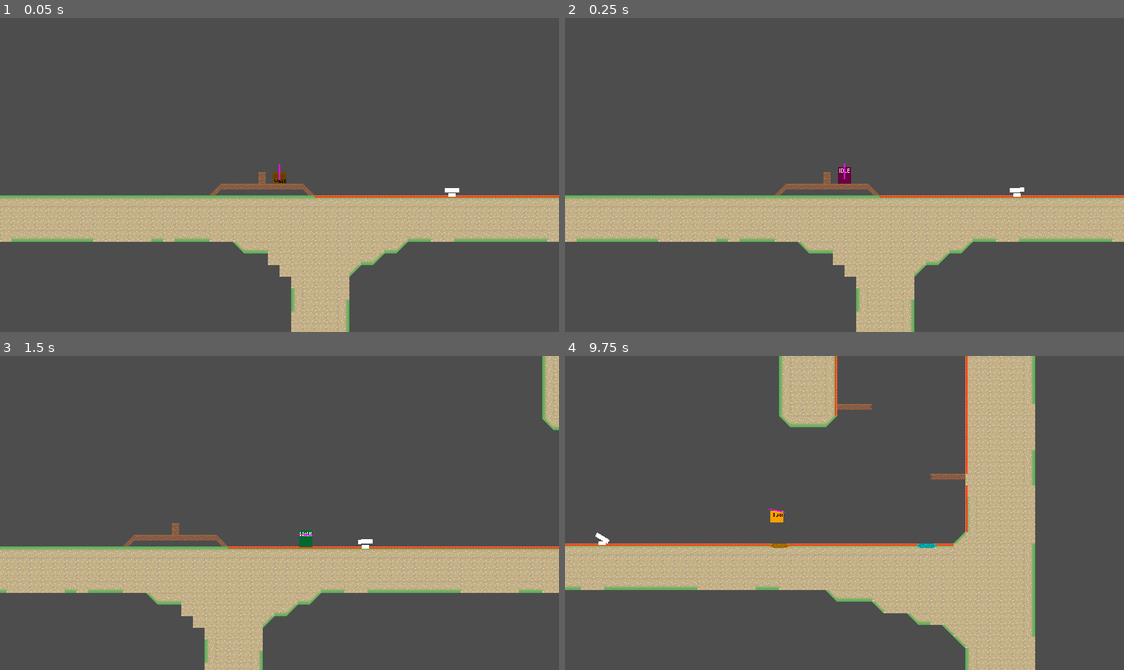
Above: before the commit, frames 1-4 (two rows, left to right).
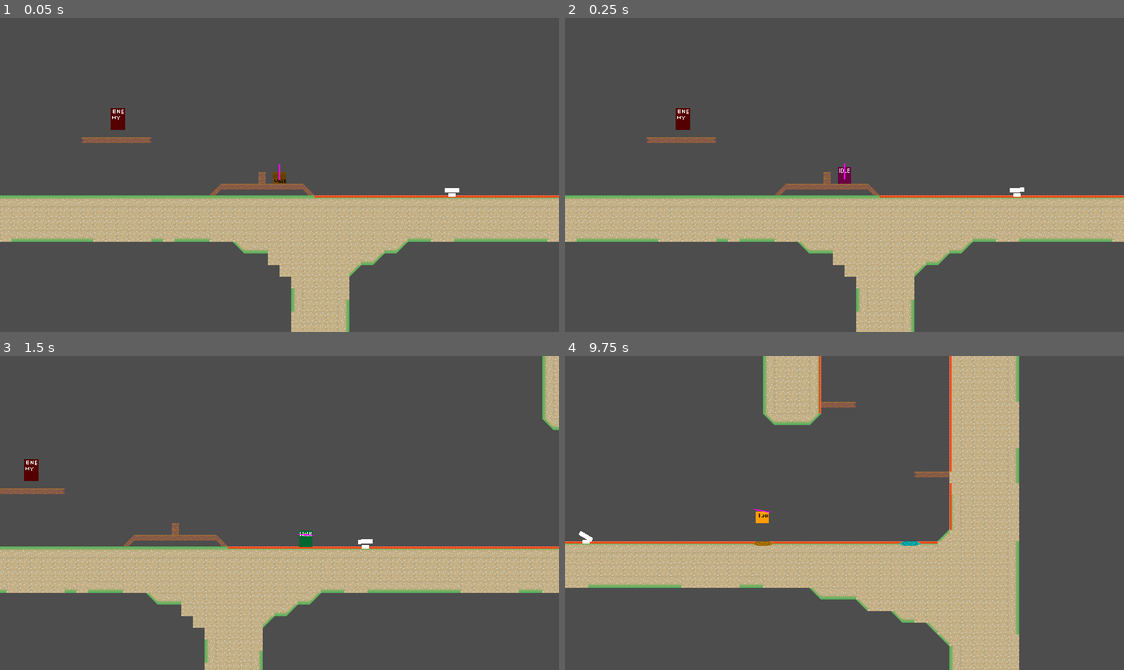
Above: after the commit, the same moments.

Repository: haruo-gabriel/portal2d
Game: Godot game, scene res://levels/test.tscn
The game is run twice, just before and just after one commit, with the same random seed, the same clock (stepped at 60 frames per second) and the same inputs.
Inputs (mouse positions are in pixels of both pictures, inside the frame that each line leads up to):
- Up to frame 1 (0.05 s): no input
- Up to frame 2 (0.25 s): no input
- Up to frame 3 (1.5 s): tap Enter at 0.5 s; move the mouse to (402, 497) at 0.52 s; hold Shift (crouch) 0.53-1.28 s; hold D (move_right) from 0.53 s (still down); tap Space (jump) at 0.77 s; move the mouse to (167, 528) at 1.27 s; click (167, 528) at 1.35 s
- Up to frame 4 (9.75 s): tap Space (jump) at 1.52, 3.02, 3.77, 4.52, 6.02, 6.77, 7.52, 9.02 s; move the mouse to (900, 443) at 2.02 s; release D (move_right) at 2.03 s; hold A (move_left) 2.03-2.78 s; right-click (900, 443) at 2.1 s; move the mouse to (816, 575) at 2.77 s; hold D (move_right) 2.78-4.28 s; tap Shift (crouch) at 2.85, 7.35 s; move the mouse to (1012, 560) at 3.52 s; click (1012, 560) at 3.6 s; move the mouse to (676, 465) at 4.27 s; hold A (move_left) 4.28-5.03 s; right-click (676, 465) at 4.35 s; move the mouse to (872, 513) at 5.02 s; hold D (move_right) 5.03-5.78 s; hold Shift (crouch) 5.03-5.78 s; move the mouse to (760, 434) at 5.77 s; hold A (move_left) 5.78-7.28 s; click (760, 434) at 5.85 s; move the mouse to (967, 497) at 6.52 s; right-click (967, 497) at 6.6 s; move the mouse to (732, 528) at 7.27 s; hold D (move_right) 7.28-9.53 s; move the mouse to (900, 443) at 8.02 s; click (900, 443) at 8.1 s; move the mouse to (816, 575) at 8.77 s; right-click (816, 575) at 8.85 s; move the mouse to (1012, 560) at 9.52 s; hold A (move_left) from 9.53 s (still down); hold Shift (crouch) from 9.53 s (still down)

The runs differ from the first frame. In frame 1, 0.4% of the frame differs, in the area x 14-28%, y 28-40%; in frame 2, 0.4%; in frame 3, 0.4%; in frame 4, 20%, in the area x 0-85%, y 0-100%.

Commit message:
adding basic scripts

Diff:
--- a/godot project/characters/moving_enemy/moving_enemy.tscn
+++ b/godot project/characters/moving_enemy/moving_enemy.tscn
@@ -1,3 +1,17 @@
-[gd_scene format=3 uid="uid://byybmlwajwfcr"]
+[gd_scene load_steps=3 format=3 uid="uid://byybmlwajwfcr"]
 
-[node name="MovingEnemy" type="Node2D"]
+[ext_resource type="Texture2D" uid="uid://c8eahro6svefr" path="res://characters/moving_enemy/sprite.png" id="1_qtp8j"]
+
+[sub_resource type="RectangleShape2D" id="RectangleShape2D_uch4w"]
+size = Vector2(20, 30)
+
+[node name="MovingEnemy" type="CharacterBody2D"]
+
+[node name="Sprite2D" type="Sprite2D" parent="."]
+texture = ExtResource("1_qtp8j")
+
+[node name="CollisionShape2D" type="CollisionShape2D" parent="."]
+shape = SubResource("RectangleShape2D_uch4w")
+
+[node name="CanSeeFloor" type="RayCast2D" parent="."]
+position = Vector2(10, 0)
--- /dev/null
+++ b/godot project/characters/moving_enemy/scripts/moving_enemy.gd
@@ -0,0 +1,11 @@
+extends Node
+
+
+# Called when the node enters the scene tree for the first time.
+func _ready():
+	pass # Replace with function body.
+
+
+# Called every frame. 'delta' is the elapsed time since the previous frame.
+func _process(delta):
+	pass
--- /dev/null
+++ b/godot project/characters/moving_enemy/scripts/searching.gd
@@ -0,0 +1,11 @@
+extends Node
+
+
+# Called when the node enters the scene tree for the first time.
+func _ready():
+	pass # Replace with function body.
+
+
+# Called every frame. 'delta' is the elapsed time since the previous frame.
+func _process(delta):
+	pass
--- a/godot project/levels/test.tscn
+++ b/godot project/levels/test.tscn
@@ -1,8 +1,9 @@
-[gd_scene load_steps=4 format=3 uid="uid://c01pb5akukyl0"]
+[gd_scene load_steps=5 format=3 uid="uid://c01pb5akukyl0"]
 
 [ext_resource type="TileSet" uid="uid://bxf11dynbrbke" path="res://levels/level_1/tile_set.tres" id="1_w1d4u"]
 [ext_resource type="PackedScene" uid="uid://wgnluw24avir" path="res://characters/player/player.tscn" id="2_qkb2h"]
 [ext_resource type="PackedScene" uid="uid://b7pirrmmj56br" path="res://characters/turret/turret.tscn" id="3_5hl13"]
+[ext_resource type="PackedScene" uid="uid://byybmlwajwfcr" path="res://characters/moving_enemy/moving_enemy.tscn" id="4_wb3jp"]
 
 [node name="LevelScene" type="Node2D"]
 
@@ -10,7 +11,7 @@
 tile_set = ExtResource("1_w1d4u")
 format = 2
 layer_0/name = "Terrain"
-layer_0/tile_data = PackedInt32Array(65533, 65536, 0, 131069 …(100576 unchanged characters)… , -327432, 262144, 0, -261896, 262144, 0)
+layer_0/tile_data = PackedInt32Array(65533, 65536, 0, 131069 …(100576 unchanged characters)… , -327432, 262144, 0, -261896, 262144, 0, -1703833, 0, 1, -1703832, 65536, 1, -1703831, 65536, 1, -1703830, 65536, 1, -1703829, 65536, 1, -1703828, 131072, 1)
 layer_1/name = "Portal"
 layer_1/tile_data = PackedInt32Array(-2162534, 196608, 1073741827, -2228070, 196608, 1073741827, -2293606, 196608, 1073 …(8189 unchanged characters)…
 
@@ -23,3 +24,6 @@
 minimum_angle = -3.0
 radius = 150.0
 rotation_speed = 0.02
+
+[node name="MovingEnemy" parent="." instance=ExtResource("4_wb3jp")]
+position = Vector2(1698, -441)
